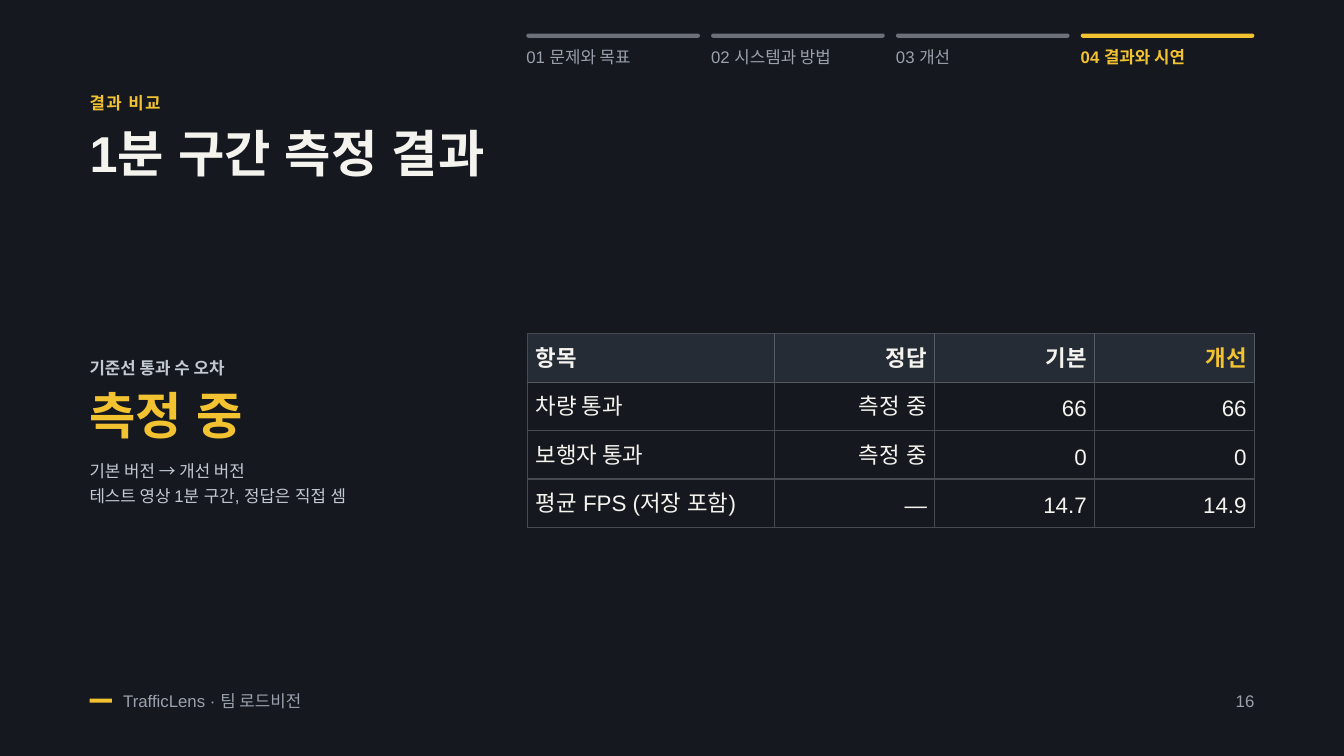
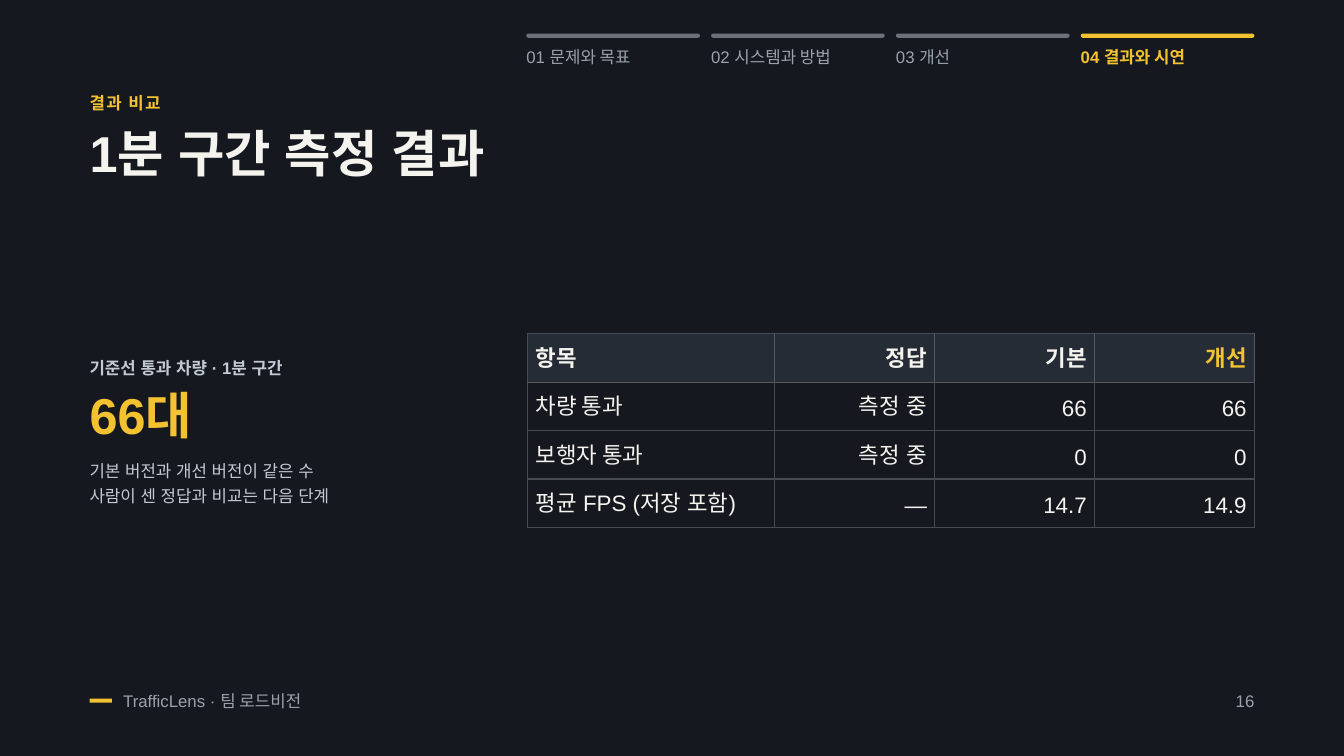
Before and after one commit to changkeunjang1/maxfinup, a slide deck: slide 16 of ledger/static/ledger/projects/trafficlens/files/TrafficLens_slides.pptx. Drawn at 1344x756 pixels with LibreOffice and Linux fonts; fonts in the diff are those of the drawing. Boxes give left, top, right and bottom in pixels: in the first picture for what was removed or moved away, otherwise in the second. Text is boxed around its words. In the diff, an @@ line names an element or a change of style, - is before the commit and + after.

```diff
--- a/ledger/static/ledger/projects/trafficlens/files/TrafficLens_slides.pptx
+++ b/ledger/static/ledger/projects/trafficlens/files/TrafficLens_slides.pptx
@@ text at (90, 360, 283, 376): text changed @@
-기준선 통과 수 오차
+기준선 통과 차량 · 1분 구간
@@ text at (90, 394, 192, 439): text changed @@
-측정 중
+66대
@@ text at (90, 463, 329, 504): text changed @@
-기본 버전 → 개선 버전
-테스트 영상 1분 구간, 정답은 직접 셈
+기본 버전과 개선 버전이 같은 수
+사람이 센 정답과 비교는 다음 단계
```
Also in this commit, not shown: 2 other files.
